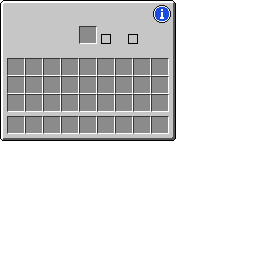
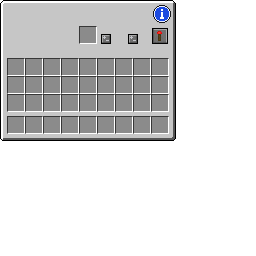
Revision of a layered 256 × 256 image; what changed, layer by layer:
painted on "Mockup" over [102, 29, 167, 43]
painted on "Icons" over [152, 28, 168, 44]
